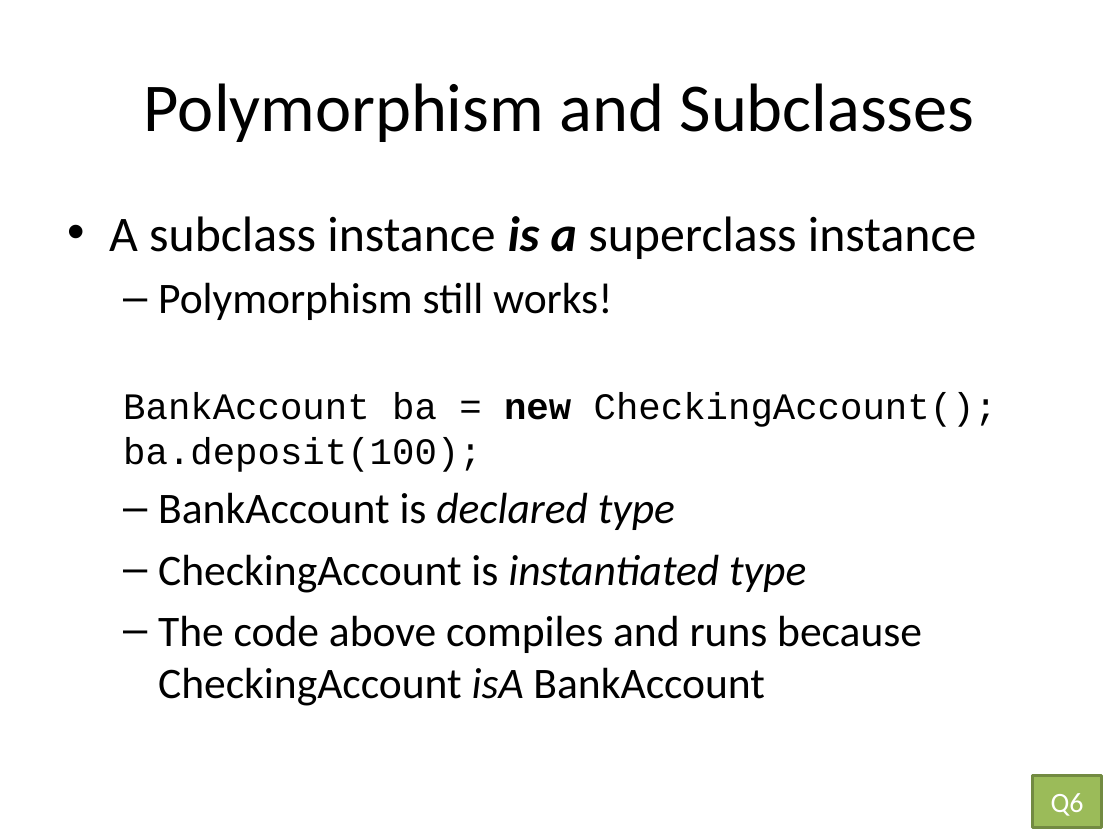
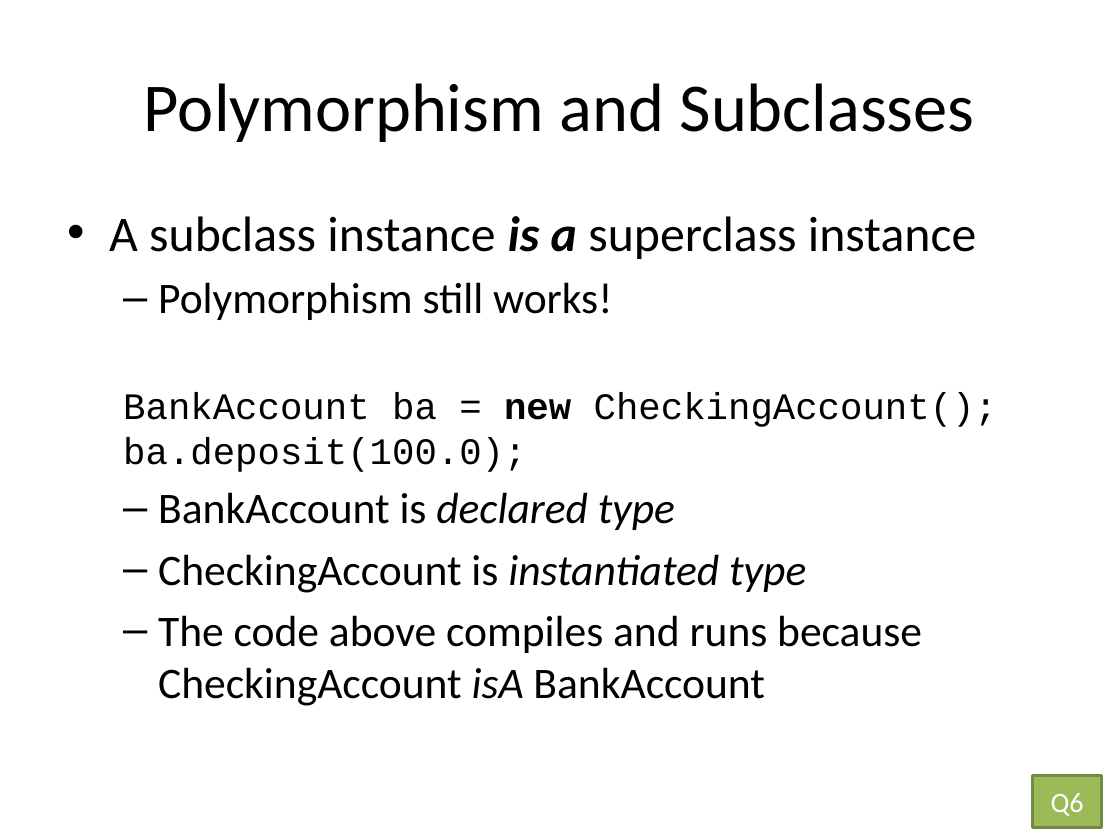
Before and after one commit to RHIT-CSSE/csse220, a slide deck: slide 16 of ClassMaterialsChunked/Inheritance/Slides/Inheritance.pptx (slide 15 before the commit). Drawn at 1120x840 pixels with LibreOffice and Linux fonts; fonts in the diff are those of the drawing. Boxes give left, top, right and bottom in pixels: in the first picture for what was removed or moved away, otherwise in the second. Text is boxed around its words. In the diff, an @@ line names an element or a change of style, - is before the commit and + after.

```diff
--- a/ClassMaterialsChunked/Inheritance/Slides/Inheritance.pptx
+++ b/ClassMaterialsChunked/Inheritance/Slides/Inheritance.pptx
@@ text at bbox=[123, 392, 997, 472]: text changed @@
-  BankAccount ba = new CheckingAccount();
-  ba.deposit(100);
+  BankAccount ba = new CheckingAccount();
+  ba.deposit(100.0);
```
Also in this commit, not shown: 7 other slides changed, 1 slide added.
